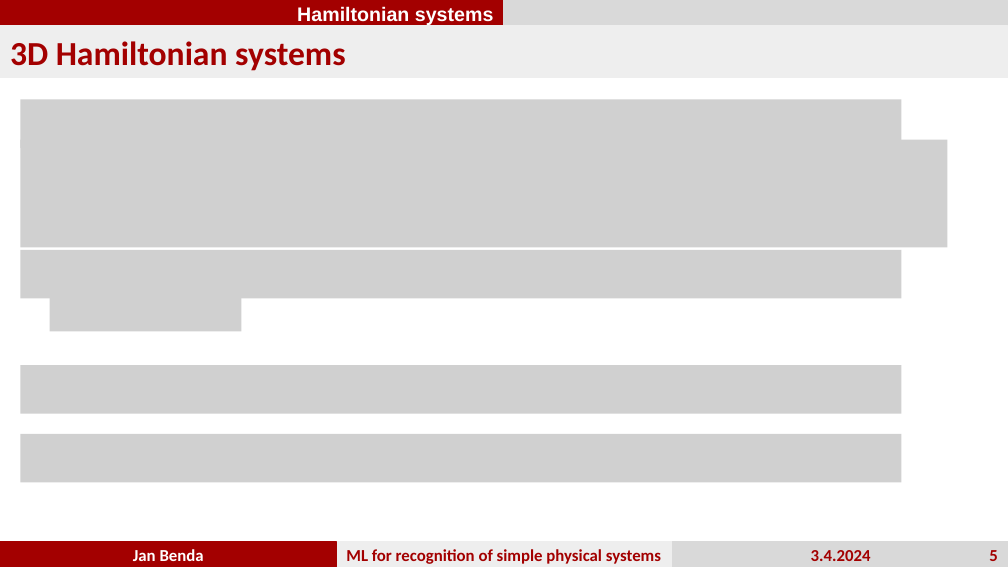
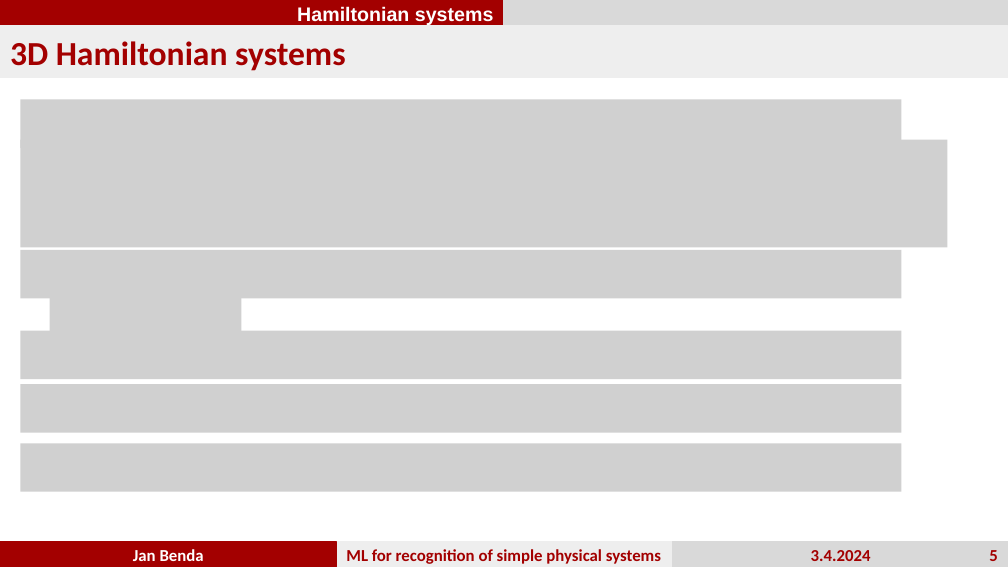
Before and after one commit to JanBenda123/direct-Poisson-neural-networks, a slide deck: slide 5 of Prezentace_na_obhajobu.pptx. Drawn at 1008x567 pixels with LibreOffice and Linux fonts; fonts in the diff are those of the drawing; grey boxes stand for pictures. Boxes give left, top, right and bottom in pixels: in the first picture for what was removed or moved away, otherwise in the second. Text is boxed around its words. In the diff, an @@ line names an element or a change of style, - is before the commit and + after.

```diff
--- a/Prezentace_na_obhajobu.pptx
+++ b/Prezentace_na_obhajobu.pptx
@@ picture added at (x1=20, y1=331, x2=901, y2=379) @@
@@ picture moved from (x1=20, y1=365, x2=901, y2=413) to (x1=20, y1=384, x2=901, y2=432) @@
@@ picture moved from (x1=20, y1=434, x2=901, y2=483) to (x1=20, y1=444, x2=901, y2=492) @@
```
Also in this commit, not shown: 9 other slides changed, 1 slide added.
